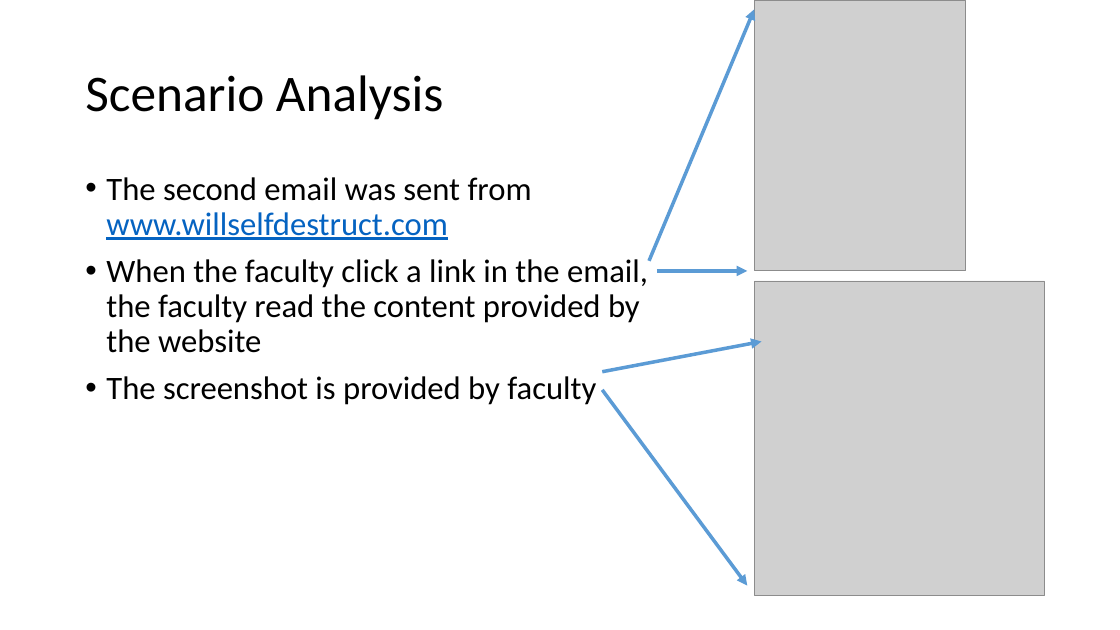
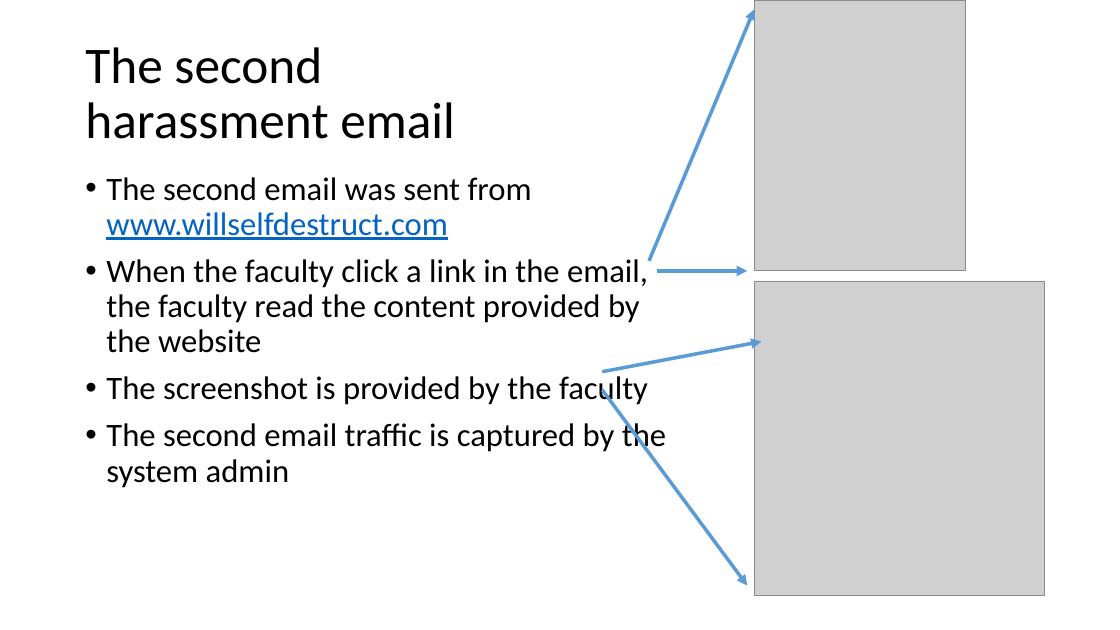
Before and after one commit to frankwxu/digital-forensics-lab, a slide deck: slide 3 of Email_Harassment/2_Investigate_Harassment_Email_TShark.pptx (slide 10 before the commit). Drawn at 1120x630 pixels with LibreOffice and Linux fonts; fonts in the diff are those of the drawing; grey boxes stand for pictures; background and template pictures are left out. Boxes give left, top, right and bottom in pixels: in the first picture for what was removed or moved away, otherwise in the second. Text is boxed around its words. In the diff, an @@ line names an element or a change of style, - is before the commit and + after.

Commit message:
Improved Email Harassment with tshark investigation

```diff
--- a/Email_Harassment/2_Investigate_Harassment_Email_TShark.pptx
+++ b/Email_Harassment/2_Investigate_Harassment_Email_TShark.pptx
@@ title at (x1=85, y1=47, x2=455, y2=139): text changed @@
-Scenario Analysis
+The second harassment email
@@ text at (x1=106, y1=373, x2=666, y2=488): text changed @@
-• The screenshot is provided by faculty
+• The screenshot is provided by the faculty
+• The second email traffic is captured by the system admin
```
Also in this commit, not shown: 10 other slides changed, 6 slides added, 4 slides removed, 4 other files.
